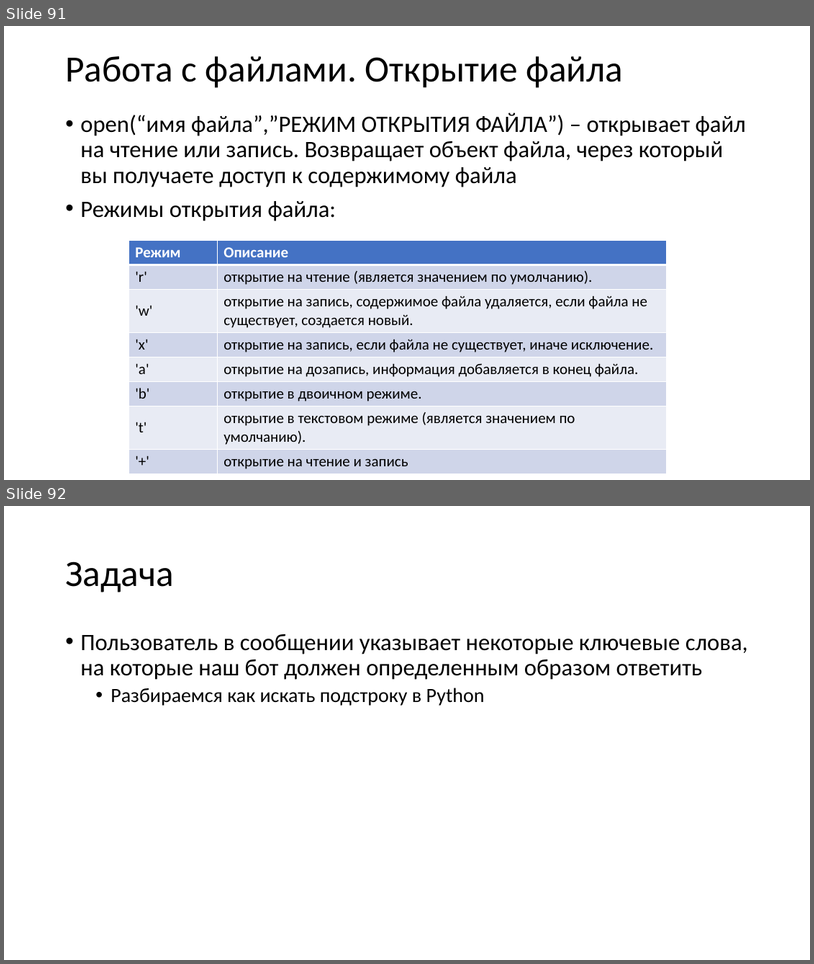
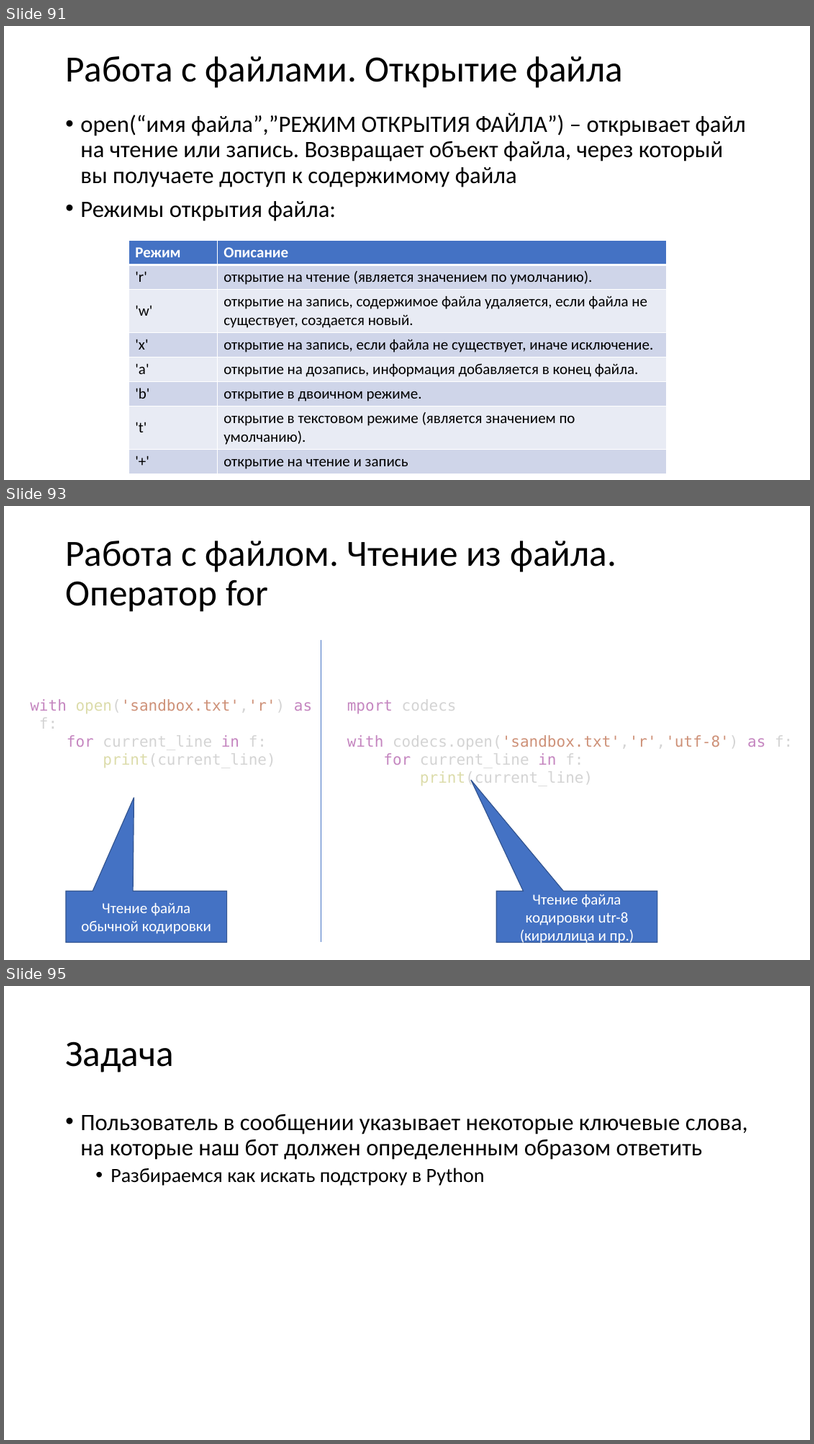
Before and after one commit to paveltsytovich/telegram-course, a slide deck: Presentation/Разработка ботов для телеграмм на Python.pptx. Shown one above the other, each under a label of ours: slides 91 and 92 before the commit, slides 91, 93 and 95 after it; the slides between them are not shown. The pictures are 814x964 and 814x1444 pixels, drawn with LibreOffice and Linux fonts; fonts in the diff are those of the drawing. Boxes give left, top, right and bottom in pixels: in the first picture for what was removed or moved away, otherwise in the second. Text is boxed around its words. In the diff, an @@ line names an element or a change of style, - is before the commit and + after.

```diff
--- a/Presentation/Разработка ботов для телеграмм на Python.pptx
+++ b/Presentation/Разработка ботов для телеграмм на Python.pptx
@@ slide 93 added at box(4, 506, 810, 960), background #FFFFFF @@
@@ title added at box(65, 541, 617, 612), 44 pt, text #000000 @@
+Работа с файлом. Чтение из файла. Оператор for
@@ line added from (321, 640) to (321, 942), #4472C4 0.5 pt @@
@@ text added at box(30, 699, 312, 767), 18 pt, text #D4D4D4 @@
+with open('sandbox.txt','r') as f:
+for current_line in f:
+print(current_line)
@@ text added at box(347, 699, 793, 786), 18 pt, text #D4D4D4 @@
+mport codecs
+with codecs.open('sandbox.txt','r','utf-8') as f:
+for current_line in f:
+print(current_line)
@@ speech box added at box(66, 890, 226, 942), fill #4472C4, outline #325491 1 pt, 18 pt, text #FFFFFF @@
+Чтение файла обычной кодировки
@@ speech box added at box(497, 890, 658, 942), fill #4472C4, outline #325491 1 pt, 18 pt, text #FFFFFF @@
+Чтение файла кодировки utr-8 (кириллица и пр.)
@@ what was slide 92 is now slide 95 @@
```
Also in this commit, not shown: 2 other slides added, 1 other file.
